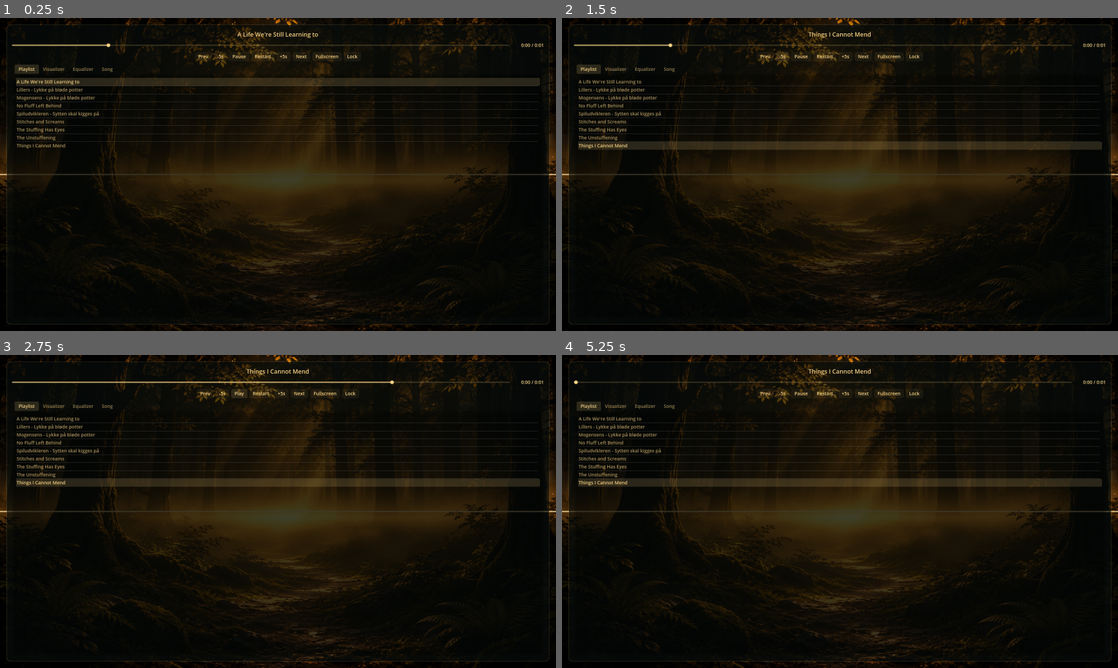
Above: before the commit, frames 1-4 (two rows, left to right).
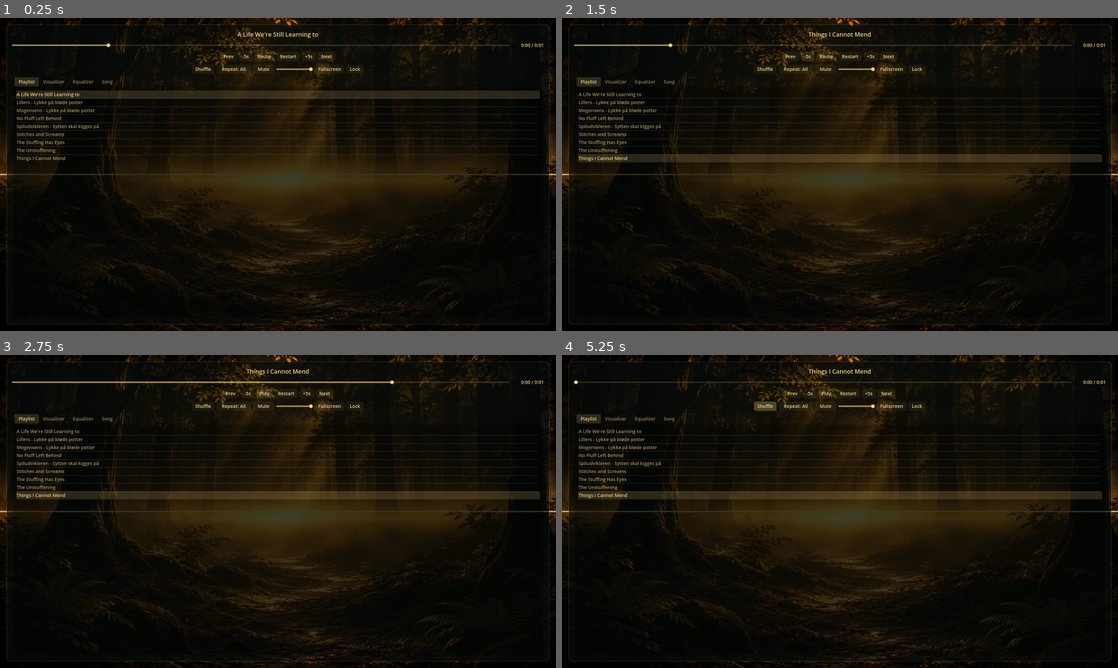
Above: after the commit, the same moments.

Repository: crosenlund79/ALifeWereStillLearningToLive
Game: Godot game, scene res://main.tscn
The game is run twice, just before and just after one commit, with the same random seed, the same clock (stepped at 60 frames per second) and the same inputs.
Inputs (mouse positions are in pixels of both pictures, inside the frame that each line leads up to):
- Up to frame 1 (0.25 s): no input
- Up to frame 2 (1.5 s): click "Prev" at 0.5 s; click "-5s" at 1.25 s
- Up to frame 3 (2.75 s): click "Pause" at 2 s
- Up to frame 4 (5.25 s): click "-5s" at 2.75 s; click "Restart" at 3.5 s; click "+5s" at 4.25 s; click (767, 405) at 5 s, where only the run after the commit has a clickable "Shuffle"

The runs differ from the first frame. In frame 1, 6.1% of the frame differs, in the area x 2-98%, y 11-46%; in frame 2, 6.3%; in frame 3, 6.3%; in frame 4, 6.4%.

Commit message:
TinserBox: shortcuts, shuffle/repeat, media keys, branding and Windows build
- Shortcuts N/P/S/R/Up/Down/M/Esc with tooltips on every playback control
- Persistent shuffle (no repeats per cycle) and repeat off/all/one; volume and mute
- Windows media keys via TinserBoxMedia.exe (System Media Transport Controls helper),
  falling back to in-window media keys when unavailable
- TinserBox name, icon (PNG/ICO), splash and exe resources
- Portable data next to the exe; installed builds use Documents\TinserBox
- Reproducible build script producing the portable zip and NSIS installer

Co-Authored-By: Claude Opus 5.5 <noreply@anthropic.com>
Claude-Session: https://claude.ai/code/session_01HoR6KEZPJXpwziMvcNPpsD

Diff:
--- a/music.gd
+++ b/music.gd
@@ -1,17 +1,21 @@
 extends AudioStreamPlayer
 
 signal track_changed(index: int)
+
+enum Repeat { OFF, ALL, ONE }
 
 const EXTENSIONS := ["mp3", "ogg", "wav"]
 const IMAGE_EXTENSIONS := ["png", "jpg", "jpeg"]
 const SEEK_STEP := 5.0
+const VOLUME_STEP := 0.05
 const RESTART_DELAY := 2.0
 const APP := "_app"  # Config section for app-wide settings; song sections are keyed by filename.
 const EQ_BANDS := [60.0, 150.0, 400.0, 1000.0, 2400.0, 6000.0, 15000.0]
 const EQ21_HZ := [22, 32, 44, 63, 90, 125, 175, 250, 350, 500, 700, 1000, 1400, 2000, 2800, 4000, 5600, 8000, 11000, 16000, 22000]
-
-# External folders sit next to the executable (or in the project folder when run from the editor).
-var base_dir: String = ProjectSettings.globalize_path("res://") if OS.has_feature("editor") else OS.get_executable_path().get_base_dir()
+const MEDIA_HELPER := "TinserBoxMedia.exe"
+
+var exe_dir := OS.get_executable_path().get_base_dir()
+var base_dir := _data_dir()
 var music_dir := base_dir.path_join("music")
 var backgrounds_dir := base_dir.path_join("backgrounds")
 var config_path := base_dir.path_join("settings.cfg")
@@ -19,14 +23,43 @@
 
 var tracks: Array[String] = []
 var current := 0
+var order: Array[int] = []  # Play order (shuffled or sequential); pos indexes into it.
+var pos := 0
+var shuffle := false
+var repeat := Repeat.ALL
+var volume := 1.0
+var muted := false
 var restart_timer := Timer.new()
 var eq := AudioEffectEQ21.new()
 var eq_index := 0
 
+# Windows media keys via the SMTC helper (see tools/media_keys).
+var media_udp := PacketPeerUDP.new()
+var media_pid := -1
+var media_helper := false
+var media_state := ""
+
+
+## Editor: the project folder. Portable build: next to the executable. Installed build
+## (the installer leaves installed.flag next to the exe): Documents\TinserBox, since
+## Program Files is read-only.
+func _data_dir() -> String:
+	if OS.has_feature("editor"):
+		return ProjectSettings.globalize_path("res://")
+	if FileAccess.file_exists(exe_dir.path_join("installed.flag")):
+		return OS.get_system_dir(OS.SYSTEM_DIR_DOCUMENTS).path_join("TinserBox")
+	return exe_dir
+
 
 func _ready() -> void:
+	var first_run := not DirAccess.dir_exists_absolute(music_dir)
 	DirAccess.make_dir_recursive_absolute(music_dir)
 	DirAccess.make_dir_recursive_absolute(backgrounds_dir)
+	# Installed builds seed the user's library with the bundled songs on first launch.
+	if first_run and base_dir != exe_dir:
+		for folder in ["music", "backgrounds"]:
+			for file in DirAccess.get_files_at(exe_dir.path_join(folder)):
+				DirAccess.copy_absolute(exe_dir.path_join(folder).path_join(file), base_dir.path_join(folder).path_join(file))
 	if FileAccess.file_exists(config_path):
 		settings.load(config_path)
 	else:
@@ -35,32 +68,31 @@
 	AudioServer.add_bus_effect(0, eq)
 	eq_index = AudioServer.get_bus_effect_count(0) - 1
 	apply_eq()
+	shuffle = app_setting("shuffle", false)
+	repeat = app_setting("repeat", Repeat.ALL)
+	volume = app_setting("volume", 1.0)
+	muted = app_setting("muted", false)
+	_apply_volume()
 
 	restart_timer.one_shot = true
 	restart_timer.timeout.connect(func(): play(0.0))
 	add_child(restart_timer)
-	finished.connect(next_track)
-
-	var names := []
+	finished.connect(_on_finished)
+
 	for file in DirAccess.get_files_at(music_dir):
 		if file.get_extension().to_lower() in EXTENSIONS:
 			tracks.append(music_dir.path_join(file))
-			names.append(file)
-	# Exported builds also play tracks bundled into the package (listed as "track.mp3.import").
-	if not OS.has_feature("editor"):
-		for file in DirAccess.get_files_at("res://music"):
-			var track := file.trim_suffix(".import").trim_suffix(".remap")
-			if track.get_extension().to_lower() in EXTENSIONS and track not in names:
-				tracks.append("res://music/" + track)
-				names.append(track)
 	tracks.sort_custom(func(a, b): return a.get_file().naturalnocasecmp_to(b.get_file()) < 0)
-	play_track(0)
+	_build_order(-1)  # Shuffle on: start with a random track.
+	if not tracks.is_empty():
+		_play(order[0])
+	_start_media_helper()
 
 
 func _unhandled_input(event: InputEvent) -> void:
 	if not (event is InputEventKey and event.pressed):
 		return
-	if event.echo and event.keycode not in [KEY_LEFT, KEY_RIGHT]:
+	if event.echo and event.keycode not in [KEY_LEFT, KEY_RIGHT, KEY_UP, KEY_DOWN]:
 		return
 	match event.keycode:
 		KEY_SPACE: toggle_pause()
@@ -68,30 +100,152 @@
 		KEY_RIGHT: seek_by(SEEK_STEP)
 		KEY_LEFT: seek_by(-SEEK_STEP)
 		KEY_F: toggle_fullscreen()
-
-
-func play_track(index: int) -> void:
-	if tracks.is_empty():
-		return
+		KEY_N: next_track()
+		KEY_P: previous_track()
+		KEY_S: toggle_shuffle()
+		KEY_R: cycle_repeat()
+		KEY_UP: change_volume(VOLUME_STEP)
+		KEY_DOWN: change_volume(-VOLUME_STEP)
+		KEY_M: toggle_mute()
+	# Media keys while focused; when the SMTC helper runs, Windows delivers them through it instead.
+	if not media_helper:
+		match event.keycode:
+			KEY_MEDIAPLAY: toggle_pause()
+			KEY_MEDIASTOP: stop_playback()
+			KEY_MEDIANEXT: next_track()
+			KEY_MEDIAPREVIOUS: previous_track()
+
+
+func _process(_delta: float) -> void:
+	if media_pid < 0:
+		return
+	while media_udp.get_available_packet_count() > 0:
+		var msg := media_udp.get_packet().get_string_from_utf8()
+		match msg:
+			"hello":
+				media_udp.set_dest_address("127.0.0.1", media_udp.get_packet_port())
+				media_helper = true
+				media_state = ""
+				_send_media_title()
+			"play":
+				if stream_paused or not playing:
+					toggle_pause()
+			"pause":
+				if not stream_paused:
+					toggle_pause()
+			"stop": stop_playback()
+			"next": next_track()
+			"previous": previous_track()
+			_:
+				push_warning("Media keys unavailable: " + msg)
+	if media_helper:
+		var state := "paused" if stream_paused else ("playing" if playing or not restart_timer.is_stopped() else "stopped")
+		if state != media_state:
+			media_state = state
+			media_udp.put_packet(("state " + state).to_utf8_buffer())
+
+
+func _notification(what: int) -> void:
+	if what == NOTIFICATION_WM_CLOSE_REQUEST and media_pid >= 0:
+		OS.kill(media_pid)
+
+
+func _start_media_helper() -> void:
+	var helper := exe_dir.path_join(MEDIA_HELPER)
+	if OS.get_name() != "Windows" or not FileAccess.file_exists(helper):
+		return
+	media_udp.bind(0, "127.0.0.1")
+	media_pid = OS.create_process(helper, [str(media_udp.get_local_port()), str(OS.get_process_id())])
+
+
+func _send_media_title() -> void:
+	if media_helper and not tracks.is_empty():
+		media_udp.put_packet(("title " + tracks[current].get_file().get_basename()).to_utf8_buffer())
+
+
+## Builds the play order with `first` at the front; shuffled order covers every track once per cycle.
+func _build_order(first: int) -> void:
+	order.clear()
+	for i in tracks.size():
+		order.append(i)
+	if shuffle:
+		order.shuffle()
+		if first >= 0:
+			order.erase(first)
+			order.push_front(first)
+		elif order.size() > 1 and order[0] == current:
+			# New cycle: avoid repeating the track that just finished.
+			order.append(order.pop_front())
+	pos = 0 if shuffle else maxi(first, 0)
+
+
+func _play(index: int) -> void:
 	restart_timer.stop()
-	current = wrapi(index, 0, tracks.size())
+	current = index
 	stream = _load_stream(tracks[current])
 	play()
 	stream_paused = false
 	track_changed.emit(current)
+	_send_media_title()
+
+
+## Manual selection (playlist click): plays that track; in shuffle a new cycle starts from it.
+func play_track(index: int) -> void:
+	if tracks.is_empty():
+		return
+	if shuffle:
+		_build_order(index)
+	else:
+		pos = index
+	_play(order[pos])
+
+
+func _step(direction: int, wrap: bool) -> void:
+	if tracks.is_empty():
+		return
+	var p := pos + direction
+	if p < 0 or p >= order.size():
+		if not wrap:
+			stop_playback()
+			return
+		if shuffle and direction > 0:
+			_build_order(-1)
+			p = 0
+		else:
+			p = wrapi(p, 0, order.size())
+	pos = p
+	_play(order[pos])
+
+
+func _on_finished() -> void:
+	match repeat:
+		Repeat.ONE: _play(current)
+		Repeat.ALL: _step(1, true)
+		Repeat.OFF: _step(1, false)
 
 
 func next_track() -> void:
-	play_track(current + 1)
+	_step(1, true)
 
 
 func previous_track() -> void:
-	play_track(current - 1)
+	_step(-1, true)
 
 
 func toggle_pause() -> void:
-	if restart_timer.is_stopped():
-		stream_paused = not stream_paused
+	if not restart_timer.is_stopped():
+		return
+	if not playing and not stream_paused:
+		if not tracks.is_empty():
+			_play(current)  # Stopped (e.g. playlist ended with repeat off): start again.
+		return
+	stream_paused = not stream_paused
+
+
+func stop_playback() -> void:
+	restart_timer.stop()
+	stop()
+	stream_paused = false
 
 
 func restart() -> void:
@@ -104,13 +258,47 @@
 	seek_to(get_playback_position() + offset)
 
 
-func seek_to(pos: float) -> void:
+func seek_to(pos_seconds: float) -> void:
 	# Seeking waits while a restart is pending.
 	if stream == null or not restart_timer.is_stopped():
 		return
 	var was_paused := stream_paused
-	play(clampf(pos, 0.0, stream.get_length()))
+	play(clampf(pos_seconds, 0.0, stream.get_length()))
 	stream_paused = was_paused
+
+
+func toggle_shuffle() -> void:
+	shuffle = not shuffle
+	_build_order(current)
+	set_app_setting("shuffle", shuffle)
+
+
+func cycle_repeat() -> void:
+	repeat = ((repeat + 1) % 3) as Repeat
+	set_app_setting("repeat", repeat)
+
+
+func set_volume(value: float) -> void:
+	volume = clampf(value, 0.0, 1.0)
+	muted = false
+	_apply_volume()
+	set_app_setting("volume", volume)
+	set_app_setting("muted", muted)
+
+
+func change_volume(step: float) -> void:
+	set_volume(volume + step)
+
+
+func toggle_mute() -> void:
+	muted = not muted
+	_apply_volume()
+	set_app_setting("muted", muted)
+
+
+## Volume is applied on the Master bus after its effects, so the visualizer still sees the music.
+func _apply_volume() -> void:
+	AudioServer.set_bus_volume_db(0, -80.0 if muted or volume <= 0.0 else linear_to_db(volume))
 
 
 func toggle_fullscreen() -> void:
@@ -164,8 +352,6 @@
 
 
 func _load_stream(path: String) -> AudioStream:
-	if path.begins_with("res://"):
-		return load(path)
 	match path.get_extension().to_lower():
 		"mp3":
 			var mp3 := AudioStreamMP3.new()
--- a/project.godot
+++ b/project.godot
@@ -4,9 +4,14 @@
 
 [application]
 
-config/name="A Life We're Still Learning to Live"
+config/name="TinserBox"
 run/main_scene="res://main.tscn"
 config/features=PackedStringArray("4.3", "GL Compatibility")
+boot_splash/bg_color=Color(0.02, 0.05, 0.035, 1)
+boot_splash/image="res://icon.png"
+boot_splash/fullsize=false
+config/icon="res://icon.png"
+config/windows_native_icon="res://icon.ico"
 
 [display]
 
--- a/ui.gd
+++ b/ui.gd
@@ -26,6 +26,12 @@
 var backgrounds: Array[String] = []
 var play_button: Button
 var lock_button: Button
+var shuffle_button: Button
+var repeat_button: Button
+var mute_button: Button
+var volume_slider: HSlider
+var syncing := false
+var hidden_by_user := false
 var idle := 0.0
 var seeking := false
 
@@ -74,14 +80,29 @@
 	buttons.alignment = BoxContainer.ALIGNMENT_CENTER
 	buttons.add_theme_constant_override("separation", 6)
 	box.add_child(buttons)
-	_button(buttons, "Prev", music.previous_track)
-	_button(buttons, "-5s", music.seek_by.bind(-music.SEEK_STEP))
-	play_button = _button(buttons, "Pause", music.toggle_pause)
-	_button(buttons, "Restart", music.restart)
-	_button(buttons, "+5s", music.seek_by.bind(music.SEEK_STEP))
-	_button(buttons, "Next", music.next_track)
-	_button(buttons, "Fullscreen", music.toggle_fullscreen)
-	lock_button = _button(buttons, "Lock", _on_lock)
+	_button(buttons, "Prev", music.previous_track, "Previous track (P)")
+	_button(buttons, "-5s", music.seek_by.bind(-music.SEEK_STEP), "Rewind 5 seconds (Left)")
+	play_button = _button(buttons, "Pause", music.toggle_pause, "Play / Pause (Space)")
+	_button(buttons, "Restart", music.restart, "Restart song after 2 seconds (Enter)")
+	_button(buttons, "+5s", music.seek_by.bind(music.SEEK_STEP), "Forward 5 seconds (Right)")
+	_button(buttons, "Next", music.next_track, "Next track (N)")
+
+	var options := HBoxContainer.new()
+	options.alignment = BoxContainer.ALIGNMENT_CENTER
+	options.add_theme_constant_override("separation", 6)
+	box.add_child(options)
+	shuffle_button = _button(options, "Shuffle", music.toggle_shuffle, "Shuffle (S)")
+	shuffle_button.toggle_mode = true
+	repeat_button = _button(options, "", music.cycle_repeat, "Repeat: Off / All / One (R)")
+	repeat_button.custom_minimum_size.x = 104
+	mute_button = _button(options, "", music.toggle_mute, "Mute / Unmute (M)")
+	mute_button.custom_minimum_size.x = 64
+	volume_slider = _slider(music.volume * 100.0, 100.0, _on_volume)
+	volume_slider.custom_minimum_size.x = 110
+	volume_slider.tooltip_text = "Volume (Up / Down)"
+	options.add_child(volume_slider)
+	_button(options, "Fullscreen", music.toggle_fullscreen, "Fullscreen (F)")
+	lock_button = _button(options, "Lock", _on_lock, "Keep the interface visible (Esc shows / hides it)")
 	lock_button.toggle_mode = true
 
 	var tabs := TabContainer.new()
@@ -184,7 +205,15 @@
 
 
 func _input(event: InputEvent) -> void:
+	# Esc hides the interface immediately (even when locked); any other activity shows it again.
+	if event is InputEventKey and event.pressed and not event.echo and event.keycode == KEY_ESCAPE and overlay.visible:
+		hidden_by_user = true
+		overlay.modulate.a = 0.0
+		overlay.visible = false
+		get_viewport().set_input_as_handled()
+		return
 	if event is InputEventMouse or (event is InputEventKey and event.pressed):
+		hidden_by_user = false
 		idle = 0.0
 		overlay.modulate.a = 1.0
 		overlay.visible = true
@@ -195,7 +224,7 @@
 	for p in popups:
 		if p.visible:
 			idle = 0.0
-	var target := 1.0 if lock_button.button_pressed or idle < IDLE_TIME else 0.0
+	var target := 1.0 if not hidden_by_user and (lock_button.button_pressed or idle < IDLE_TIME) else 0.0
 	overlay.modulate.a = move_toward(overlay.modulate.a, target, delta / FADE_TIME)
 	overlay.visible = overlay.modulate.a > 0.0
 
@@ -212,7 +241,13 @@
 	if not seeking:
 		seek_bar.value = music.get_playback_position()
 	time_label.text = "%s / %s" % [_time(seek_bar.value), _time(length)]
-	play_button.text = "Play" if music.stream_paused else "Pause"
+	play_button.text = "Pause" if music.playing and not music.stream_paused else "Play"
+	shuffle_button.set_pressed_no_signal(music.shuffle)
+	repeat_button.text = "Repeat: " + ["Off", "All", "One"][music.repeat]
+	mute_button.text = "Unmute" if music.muted else "Mute"
+	syncing = true
+	volume_slider.value = 0.0 if music.muted else music.volume * 100.0
+	syncing = false
 
 
 func _on_track_changed(index: int) -> void:
@@ -259,6 +294,11 @@
 	visualizer.set_base_color(visualizer.GOLD, false)
 
 
+func _on_volume(v: float) -> void:
+	if not syncing:
+		music.set_volume(v / 100.0)
+
+
 func _on_sensitivity(v: float) -> void:
 	visualizer.sensitivity = v / 100.0
 	music.set_app_setting("sensitivity", v)
@@ -291,9 +331,10 @@
 	lock_button.text = "Locked" if lock_button.button_pressed else "Lock"
 
 
-func _button(parent: Control, text: String, action: Callable) -> Button:
+func _button(parent: Control, text: String, action: Callable, tooltip := "") -> Button:
 	var b := Button.new()
 	b.text = text
+	b.tooltip_text = tooltip
 	b.focus_mode = FOCUS_NONE  # Keep Space/Enter/arrows for the keyboard controls.
 	b.pressed.connect(action)
 	parent.add_child(b)
Not shown, added: export_presets.cfg
Binary file added: icon.ico
Binary file added: icon.png
Not shown, added: icon.png.import
Not shown, added: tools/.gdignore
Not shown, added: tools/README.txt
Not shown, added: tools/build_windows.sh
Not shown, added: tools/installer.nsi
Not shown, added: tools/media_keys/TinserBoxMedia.rc
Not shown, added: tools/media_keys/main.cpp
